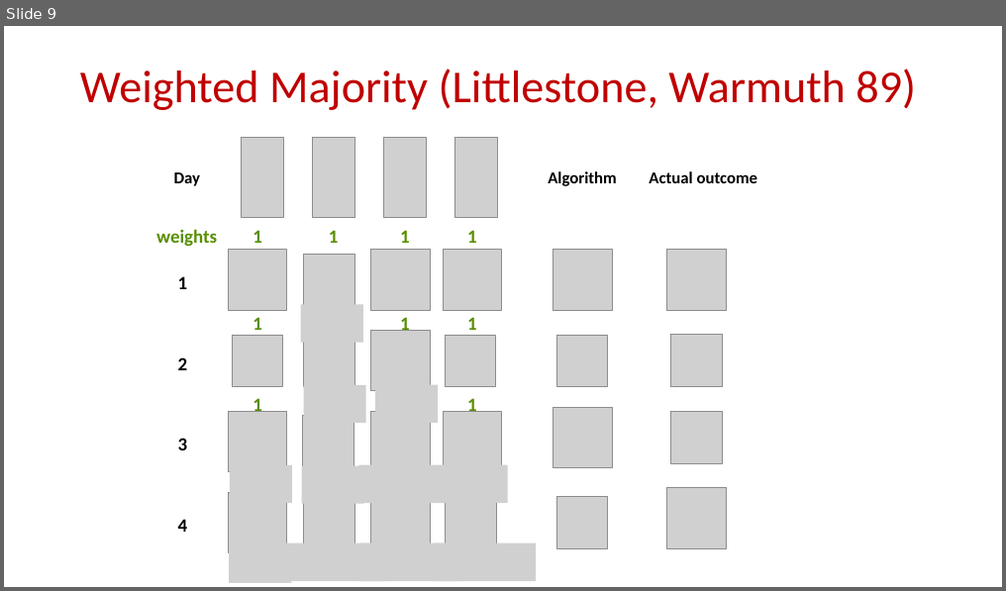
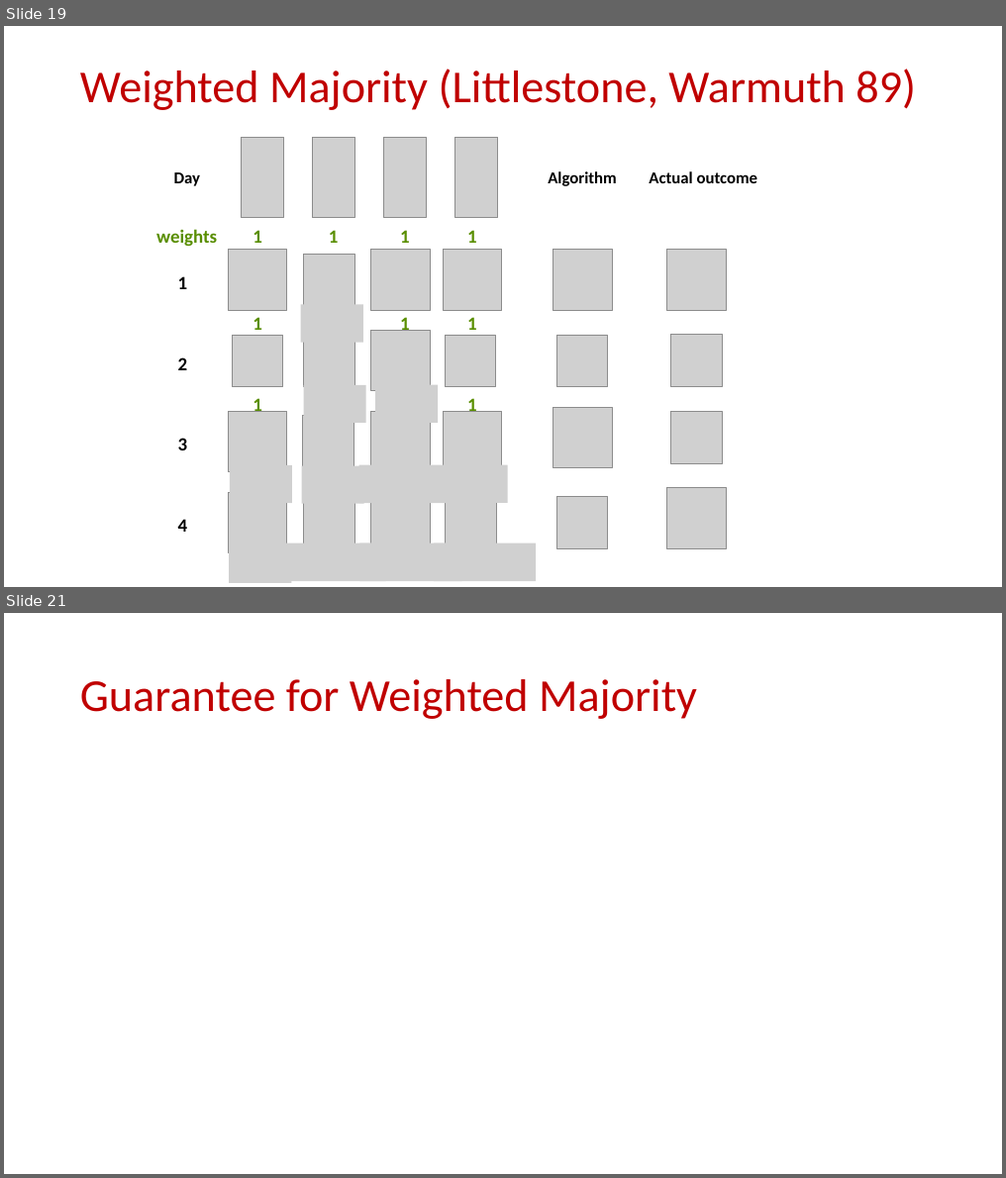
Before and after one commit to samsonzhou/samsonzhou.github.io, a slide deck: CSCE658-S24/L15.pptx. Shown one above the other, each under a label of ours: slide 9 before the commit, slides 19 and 21 after it; the slides between them are not shown. The pictures are 1006x591 and 1006x1178 pixels, drawn with LibreOffice and Linux fonts; fonts in the diff are those of the drawing; grey boxes stand for pictures. Boxes give left, top, right and bottom in pixels: in the first picture for what was removed or moved away, otherwise in the second. Text is boxed around its words. In the diff, an @@ line names an element or a change of style, - is before the commit and + after.

```diff
--- a/CSCE658-S24/L15.pptx
+++ b/CSCE658-S24/L15.pptx
@@ slide 21 added at box(4, 613, 1002, 1174), background #FFFFFF @@
@@ title added at box(80, 679, 697, 719), 44 pt, text #C00000 @@
+Guarantee for Weighted Majority
@@ what was slide 9 is now slide 19 @@
```
Also in this commit, not shown: 5 slides changed, 24 other slides added, 4 slides removed.
